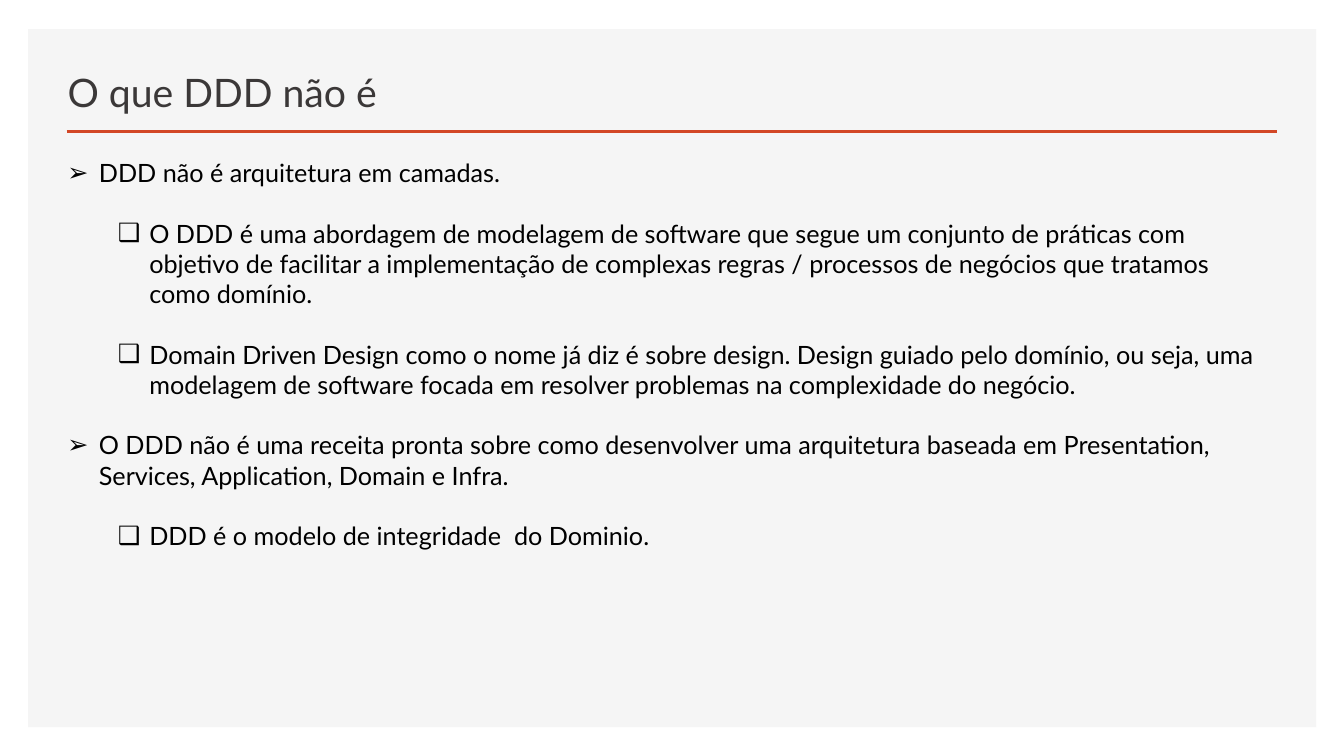
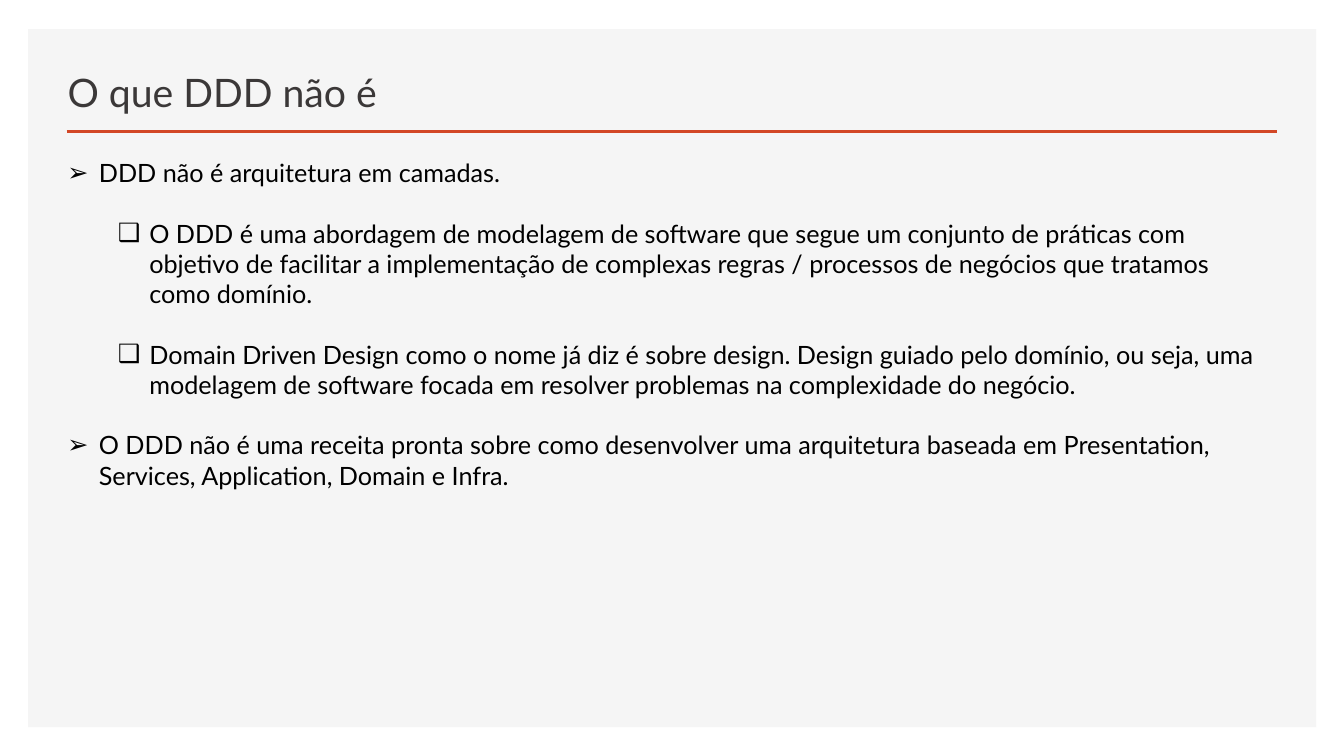
Before and after one commit to govinda777/Curso_Web_API_DOC, a slide deck: slide 16 of Curso Web API Parte 2.pptx. Drawn at 1344x756 pixels with LibreOffice and Linux fonts; fonts in the diff are those of the drawing. Boxes give left, top, right and bottom in pixels: in the first picture for what was removed or moved away, otherwise in the second. Text is boxed around its words. In the diff, an @@ line names an element or a change of style, - is before the commit and + after.

```diff
--- a/Curso Web API Parte 2.pptx
+++ b/Curso Web API Parte 2.pptx
@@ text at <box>149,526,649,550</box>: paragraph removed @@
-  ❑ DDD é o modelo de integridade do Dominio.
```
Also in this commit, not shown: 11 slides added, 14 slides removed.
